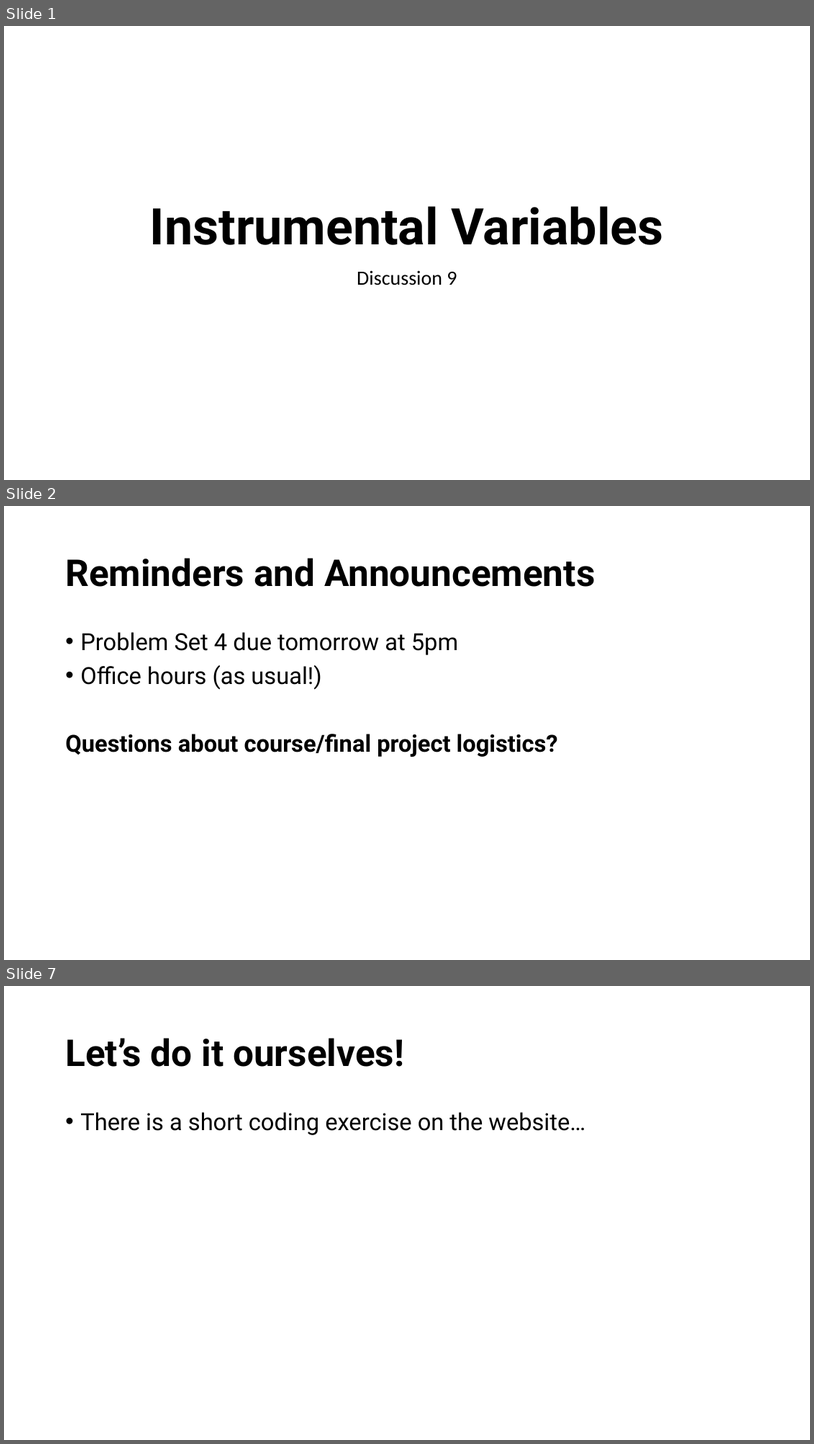
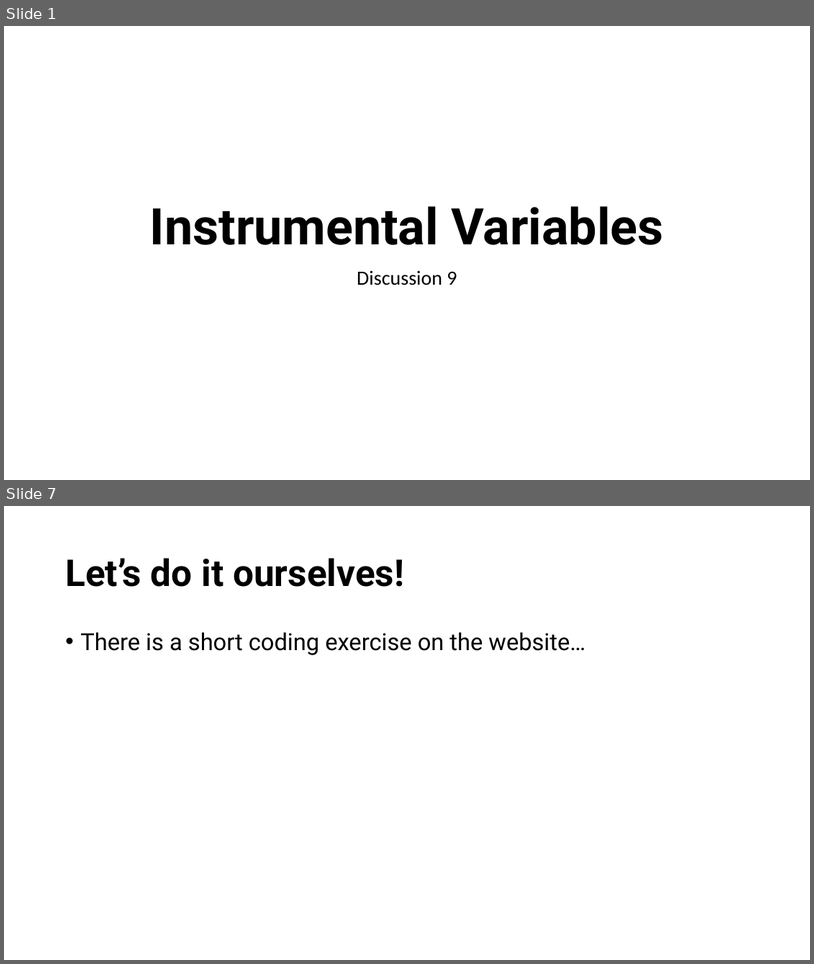
Before and after one commit to causal3900/causal3900.github.io, a slide deck: assets/discussions/discussion9-slides.pptx. Shown one above the other, each under a label of ours: slides 1, 2 and 7 before the commit, slides 1 and 7 after it; the slides between them are not shown. The pictures are 814x1444 and 814x964 pixels, drawn with LibreOffice and Linux fonts; fonts in the diff are those of the drawing. Boxes give left, top, right and bottom in pixels: in the first picture for what was removed or moved away, otherwise in the second. Text is boxed around its words. In the diff, an @@ line names an element or a change of style, - is before the commit and + after.

```diff
--- a/assets/discussions/discussion9-slides.pptx
+++ b/assets/discussions/discussion9-slides.pptx
@@ slide 2 removed at box(4, 506, 810, 960), background #FFFFFF @@
@@ title removed at box(65, 558, 595, 587) @@
-Reminders and Announcements
@@ text removed at box(65, 632, 558, 757) @@
-• Problem Set 4 due tomorrow at 5pm
-• Office hours (as usual!)
-Questions about course/final project logistics?
```
Also in this commit, not shown: 3 slides changed, 2 slides added, 1 other slide removed, 44 other files.
